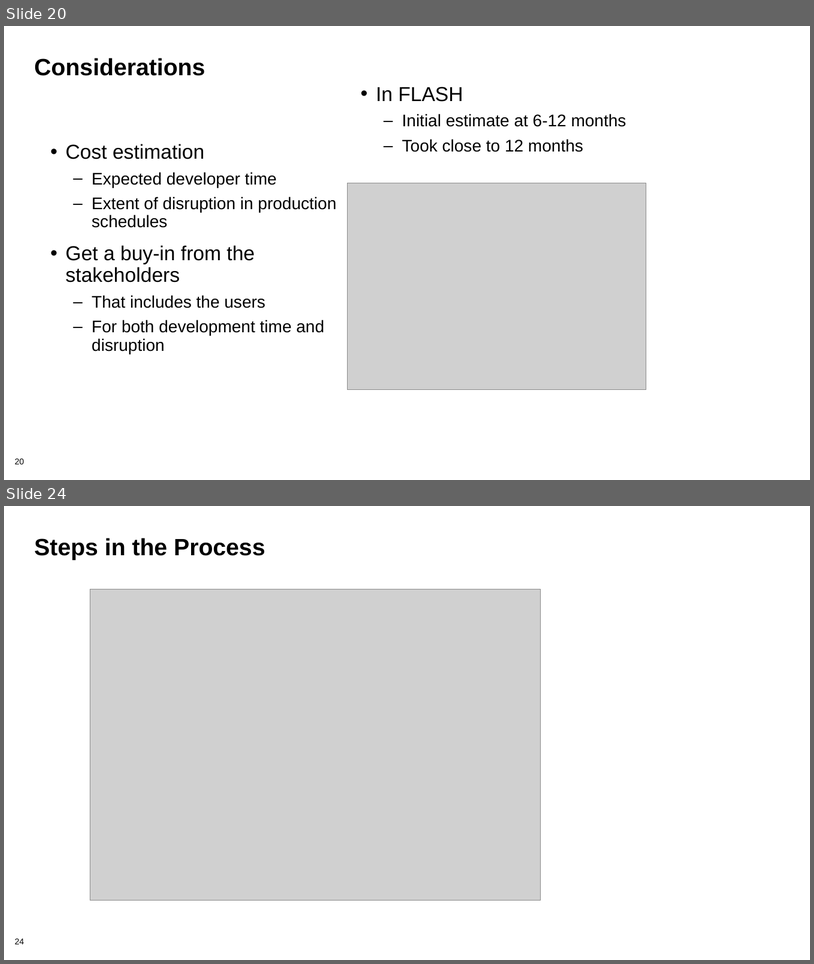
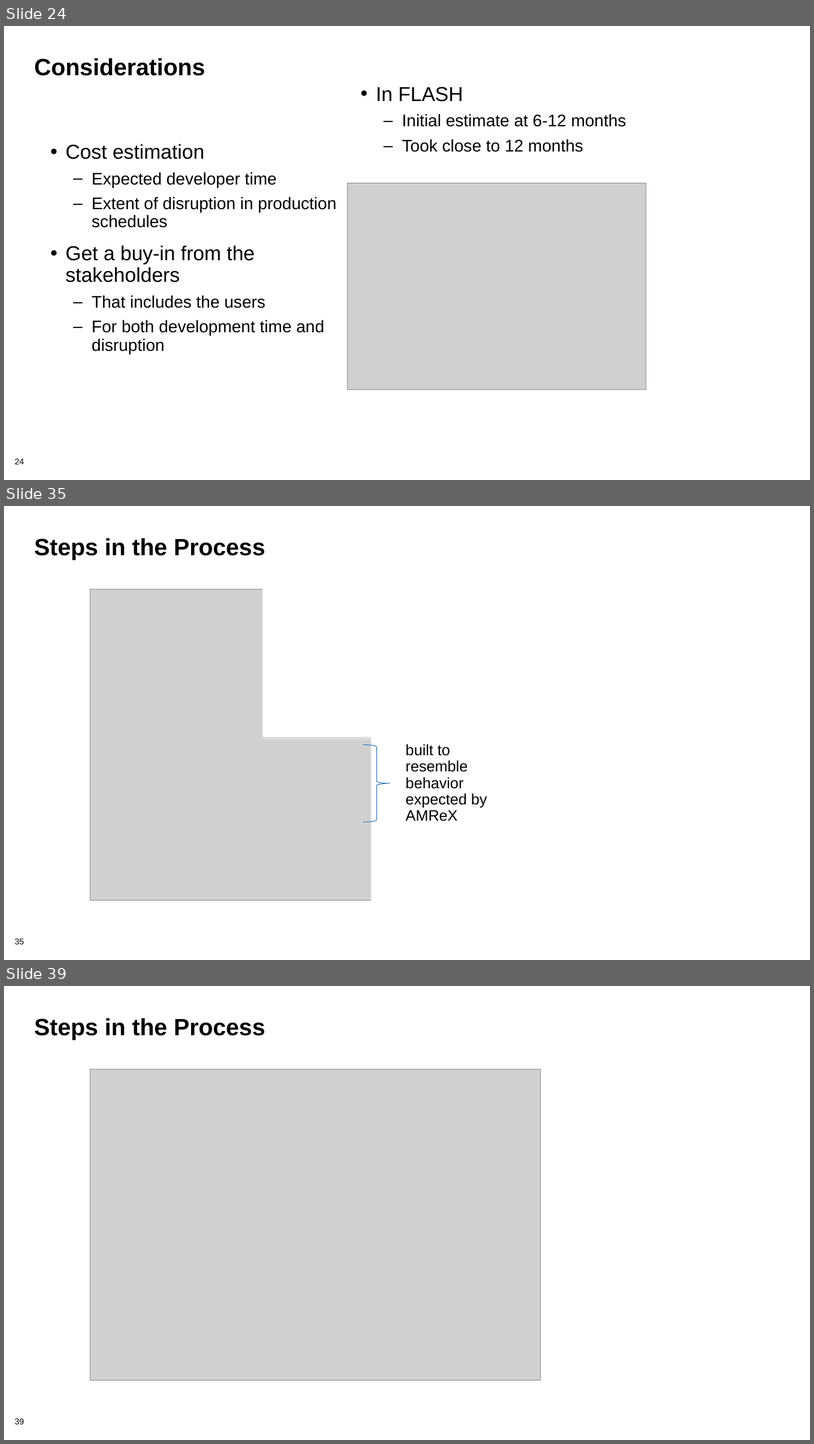
Before and after one commit to bssw-tutorial/presentations, a slide deck: refactoring.pptx. Shown one above the other, each under a label of ours: slides 20 and 24 before the commit, slides 24, 35 and 39 after it; the slides between them are not shown. The pictures are 814x964 and 814x1444 pixels, drawn with LibreOffice and Linux fonts; fonts in the diff are those of the drawing; grey boxes stand for pictures; background and template pictures are left out. Boxes give left, top, right and bottom in pixels: in the first picture for what was removed or moved away, otherwise in the second. Text is boxed around its words. In the diff, an @@ line names an element or a change of style, - is before the commit and + after.

```diff
--- a/refactoring.pptx
+++ b/refactoring.pptx
@@ slide 35 added at (4, 506, 810, 960), background #FFFFFF; not listed: 1 template element that a slide beside it also shows @@
@@ title added at (34, 538, 265, 560), 28 pt, text #000000, bold @@
+Steps in the Process
@@ rectangle added at (263, 554, 429, 736), fill #FFFFFF @@
@@ picture added at (90, 589, 540, 900) @@
@@ rectangle added at (371, 585, 641, 904), fill #FFFFFF @@
@@ right brace added at (363, 744, 390, 822), outline #2673BA 0.75 pt @@
@@ text added at (406, 744, 488, 821), 18 pt, text #000000 @@
+built to resemble behavior expected by AMReX
@@ what was slide 20 is now slide 24 @@
@@ page number at (15, 458, 24, 464): text changed @@
-20
+24
@@ what was slide 24 is now slide 39 @@
@@ page number at (15, 1418, 24, 1424): text changed @@
-24
+39
```
Also in this commit, not shown: 8 slides changed, 14 other slides added.
